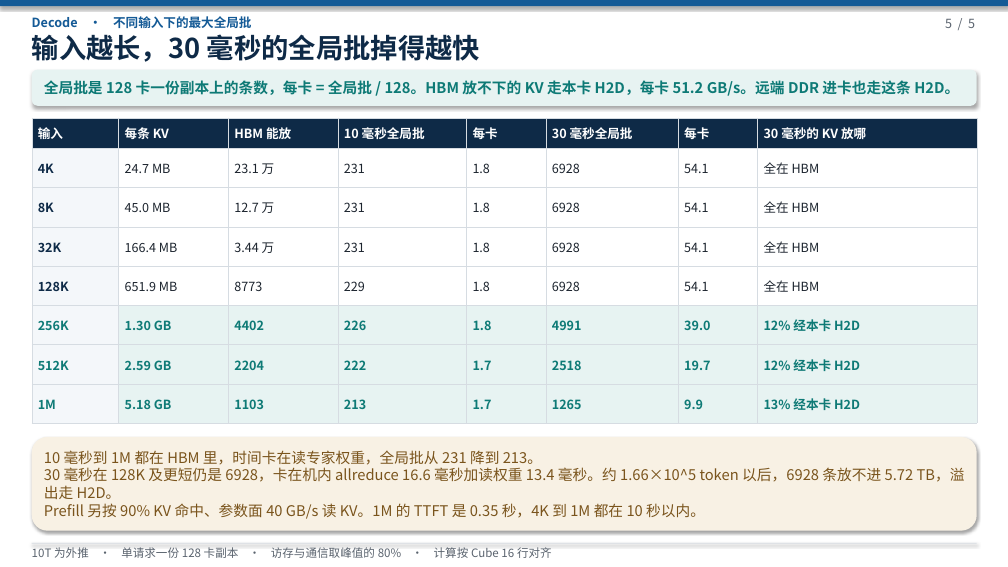
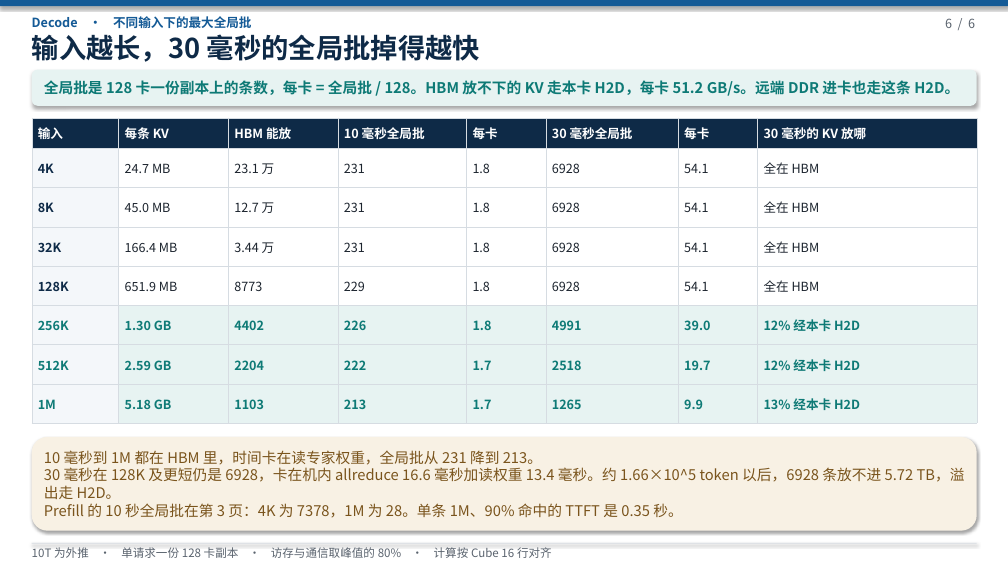
Before and after one commit to 69515164-rgb/UCL-MPComm, a slide deck: slide 6 of docs/deepseek-10t-slo.pptx (slide 5 before the commit). Drawn at 1008x567 pixels with LibreOffice and Linux fonts; fonts in the diff are those of the drawing. Boxes give left, top, right and bottom in pixels: in the first picture for what was removed or moved away, otherwise in the second. Text is boxed around its words. In the diff, an @@ line names an element or a change of style, - is before the commit and + after.

```diff
--- a/docs/deepseek-10t-slo.pptx
+++ b/docs/deepseek-10t-slo.pptx
@@ text at (945, 18, 975, 28): text changed @@
-5 / 5
+6 / 6
@@ text at (44, 503, 682, 518): text changed @@
-Prefill 另按 90% KV 命中、参数面 40 GB/s 读 KV。1M 的 TTFT 是 0.35 秒，4K 到 1M 都在 10 秒以内。
+Prefill 的 10 秒全局批在第 3 页：4K 为 7378，1M 为 28。单条 1M、90% 命中的 TTFT 是 0.35 秒。
```
Also in this commit, not shown: 4 other slides changed, 1 slide added, 1 other file.
